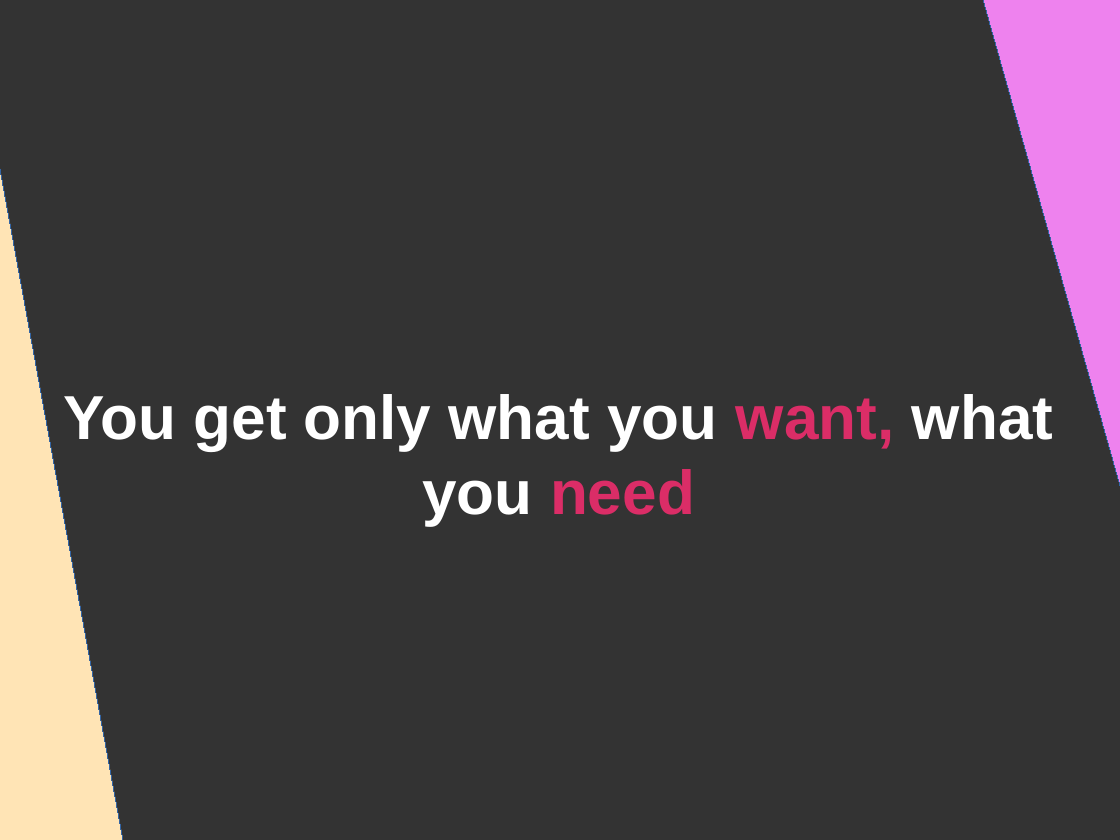
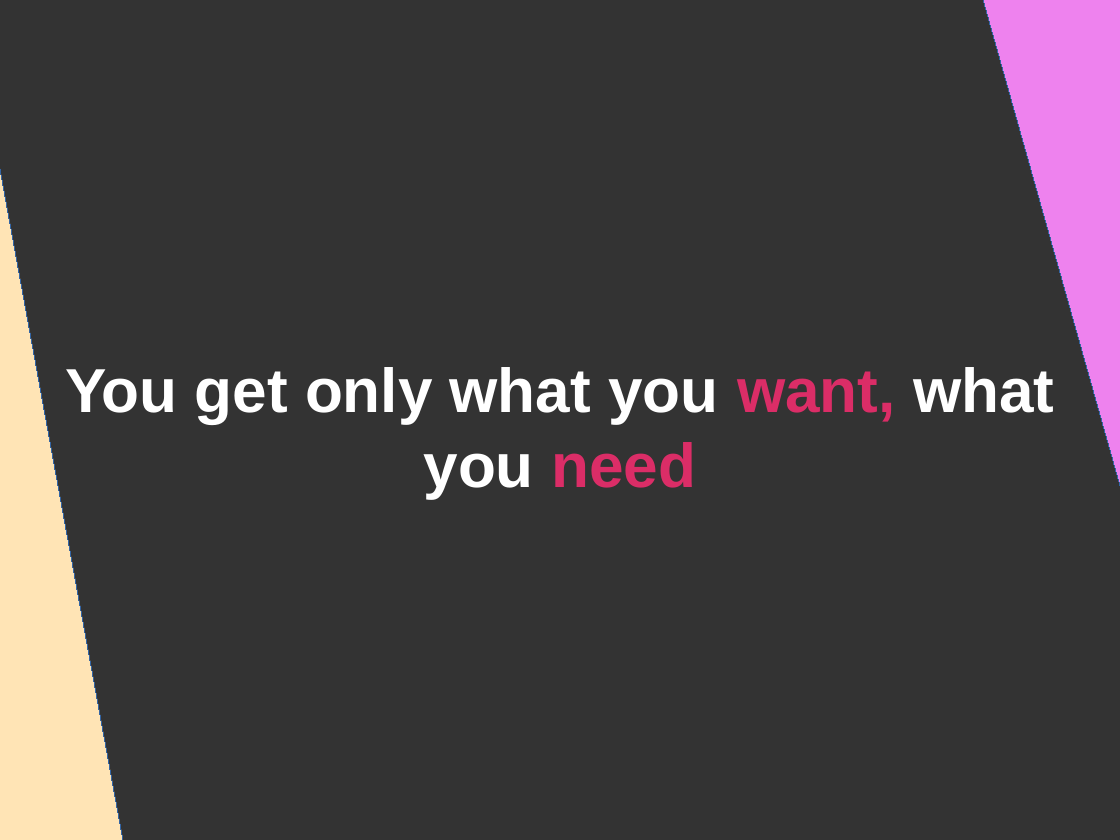
Before and after one commit to DanYellow/presentations, a slide deck: slide 33 of graphql/presentation.odp (slide 31 before the commit). Drawn at 1120x840 pixels with LibreOffice and Linux fonts; fonts in the diff are those of the drawing. Boxes give left, top, right and bottom in pixels: in the first picture for what was removed or moved away, otherwise in the second. Text is boxed around its words. In the diff, an @@ line names an element or a change of style, - is before the commit and + after.

```diff
--- a/graphql/presentation.odp
+++ b/graphql/presentation.odp
@@ title "You get only what you ...": place and size @@
-title "You get only what you ..." at [64, 394, 1053, 525]
+title "You get only what you ..." at [65, 367, 1054, 498]
```
Also in this commit, not shown: 3 other slides changed, 2 slides added, 8 other files.
